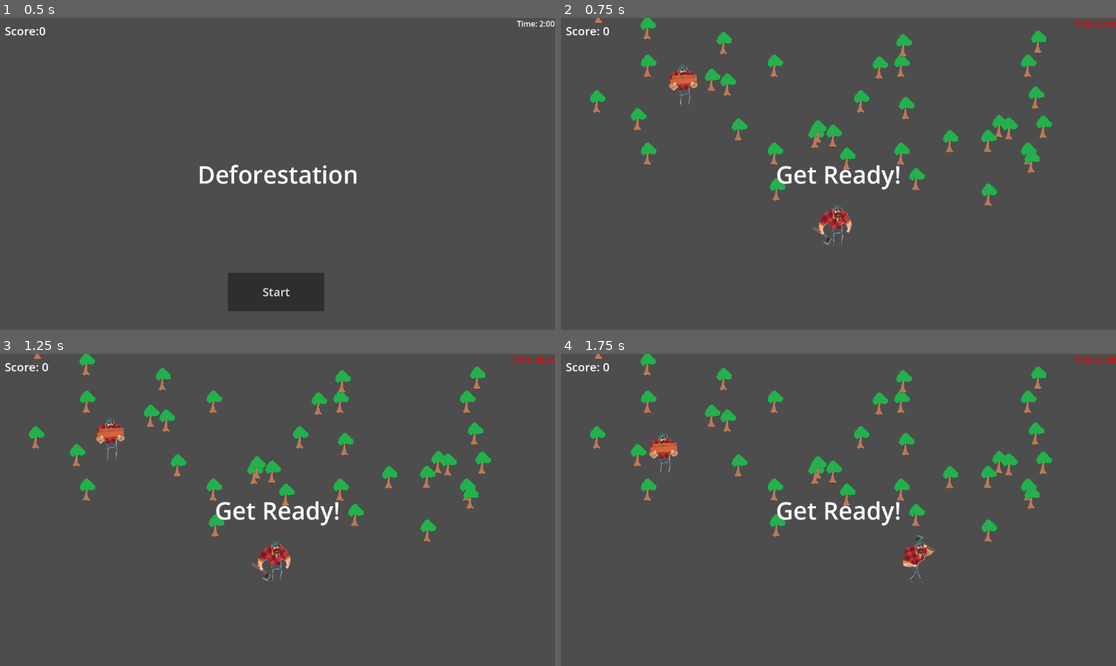
Above: before the commit, frames 1-4 (two rows, left to right).
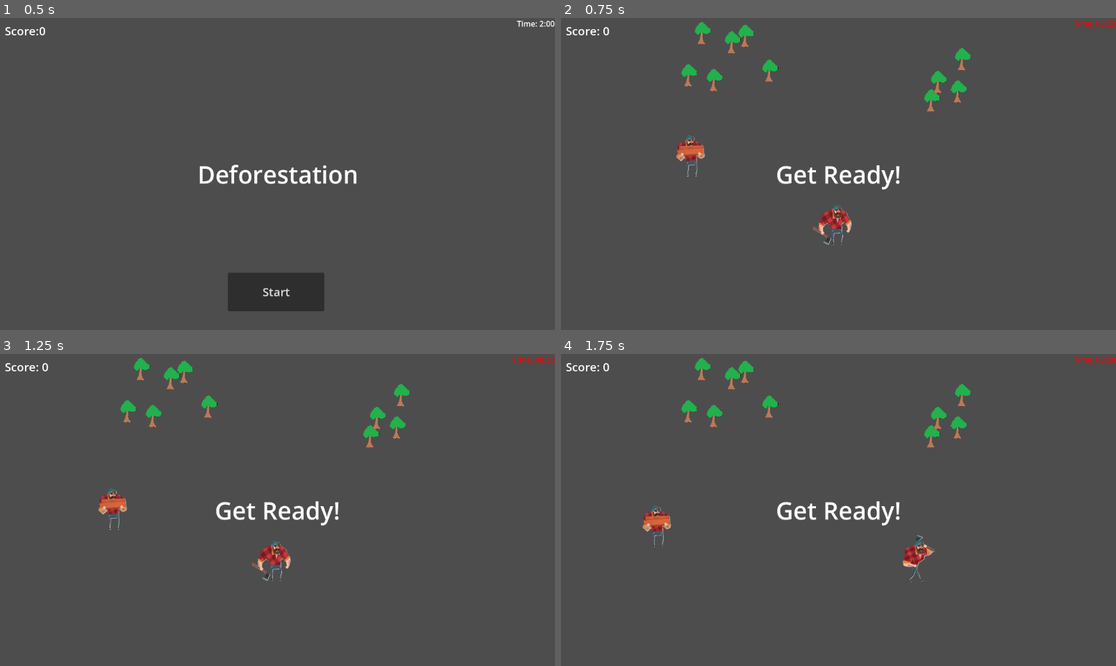
Above: after the commit, the same moments.

Repository: 3legggedcat/deforestation
Game: Godot game, scene res://main.tscn
The game is run twice, just before and just after one commit, with the same random seed, the same clock (stepped at 60 frames per second) and the same inputs.
Inputs:
- Up to frame 1 (0.5 s): no input
- Up to frame 2 (0.75 s): click "Start" at 0.5 s
- Up to frame 3 (1.25 s): no input
- Up to frame 4 (1.75 s): hold Right (ui_right) from 1.28 s (still down); tap Space (attack) at 1.35 s

Frame 1 is identical in both runs. In frame 2, 4.8% of the frame differs, in the area x 5-89%, y 0-61%; in frame 3, 4.9%; in frame 4, 4.9%.

Commit message:
Add files via upload

Diff:
--- a/homework-1/hud.gd
+++ b/homework-1/hud.gd
@@ -27,7 +27,7 @@
 
 	show_message("Time's Up!")
 	await $MessageTimer.timeout
-	$MessageLabel.text = "Well done try to \nScore higher"
+	$MessageLabel.text = "Try again"
 	$MessageLabel.show()
 	await get_tree().create_timer(3.0).timeout
 
--- a/homework-1/main.gd
+++ b/homework-1/main.gd
@@ -3,8 +3,8 @@
 @export var mob_scene: PackedScene
 @export var npc_scene: PackedScene
 @export var item_scene: PackedScene
-@export var mob_count: int = 50
-@export var spawn_margin: int = 50
+@export var mob_count: int = 10
+@export var spawn_margin: int = 250
 @export var game_time_limit: float = 30.0
 
 var rng := RandomNumberGenerator.new()
@@ -16,8 +16,6 @@
 func _ready():
 	rng.randomize()
 	$HUD.start_game.connect(_on_hud_start_game)
-
-
 
 func _process(delta):
 	if game_active:
@@ -58,63 +56,70 @@
 	game_active = true
 
 func spawn_mobs():
+	# Use actual viewport size, not fixed size
 	var screen_size = get_viewport().get_visible_rect().size
+	print("Screen size: ", screen_size)
+
 	var player_pos = Vector2.ZERO
-
 	if has_node("Player") and $Player.visible:
 		player_pos = $Player.position
 	else:
 		player_pos = screen_size * 0.5
 
+	print("Player position: ", player_pos)
+	print("Spawn margin: ", spawn_margin)
 
-	var grid_cols = 4
-	var grid_rows = 3
-	var cell_width = (screen_size.x - spawn_margin * 2) / grid_cols
-	var cell_height = (screen_size.y - spawn_margin * 2) / grid_rows
+	# Ensure we have enough space for spawning
+	if screen_size.x <= spawn_margin * 2 or screen_size.y <= spawn_margin * 2:
+		print("ERROR: Screen too small for spawn margin!")
+		return
 
-	#Create list of all possible positions
-	var spawn_positions = []
-	for row in range(grid_rows):
-		for col in range(grid_cols):
-			var pos = Vector2(
-				spawn_margin + (col + 0.5) * cell_width,
-				spawn_margin + (row + 0.5) * cell_height
-			)
-			# Only add positions that are far enough from player
-			if pos.distance_to(player_pos) > 120:
-				spawn_positions.append(pos)
+	# Calculate spawn boundaries
+	var min_x = spawn_margin
+	var max_x = screen_size.x - spawn_margin
+	var min_y = spawn_margin
+	var max_y = screen_size.y - spawn_margin
 
-	#randomness
-	spawn_positions.shuffle()
+	print("Spawn bounds: x(", min_x, " to ", max_x, ") y(", min_y, " to ", max_y, ")")
 
+	var spawned_count = 0
+	var max_attempts = 1000
+	var attempt = 0
 
-	for i in range(min(mob_count, spawn_positions.size())):
-		var mob = mob_scene.instantiate()
-		mob.position = spawn_positions[i]
-		mob.rotation = 0
-		add_child(mob)
-		print("Spawned mob at: ", mob.position)
+	# Simple approach: try random positions until we get enough valid ones
+	while spawned_count < mob_count and attempt < max_attempts:
+		var test_pos = Vector2(
+			rng.randf_range(min_x, max_x),
+			rng.randf_range(min_y, max_y)
+		)
 
-
-	if mob_count > spawn_positions.size():
-		print("Warning: Not enough spawn positions, placing remaining mobs randomly")
-		for i in range(spawn_positions.size(), mob_count):
+		# Check if far enough from player
+		if test_pos.distance_to(player_pos) > 120:
 			var mob = mob_scene.instantiate()
-			mob.position = Vector2(
-				rng.randf_range(spawn_margin, screen_size.x - spawn_margin),
-				rng.randf_range(spawn_margin, screen_size.y - spawn_margin)
-			)
+			mob.position = test_pos
 			mob.rotation = 0
 			add_child(mob)
+			print("Spawned mob #", spawned_count + 1, " at: ", test_pos)
+			spawned_count += 1
+
+		attempt += 1
+
+	if spawned_count < mob_count:
+		print("Warning: Only spawned ", spawned_count, " out of ", mob_count, " mobs")
+	else:
+		print("Successfully spawned all ", mob_count, " mobs")
 
 func spawn_npc():
 	if npc_scene and not npc_spawned:
 		var npc = npc_scene.instantiate()
 		var screen_size = get_viewport().get_visible_rect().size
+
+		# Use same margin system for NPC to ensure it's fully visible
 		npc.position = Vector2(
-			rng.randf_range(100, screen_size.x - 100),
-			rng.randf_range(100, screen_size.y - 100)
+			rng.randf_range(spawn_margin, screen_size.x - spawn_margin),
+			rng.randf_range(spawn_margin, screen_size.y - spawn_margin)
 		)
+
 		if item_scene:
 			npc.item_scene = item_scene
 		add_child(npc)
@@ -143,13 +148,10 @@
 	$Player.hide()
 	$HUD.show_game_over_time()
 
-
-
 func _on_golden_axe_picked_up():
 	# Give 100 points bonus
 	score += 100
 	$HUD.update_score(score)
-
 
 func _on_item_picked_up(item_type: String):
 	match item_type:
